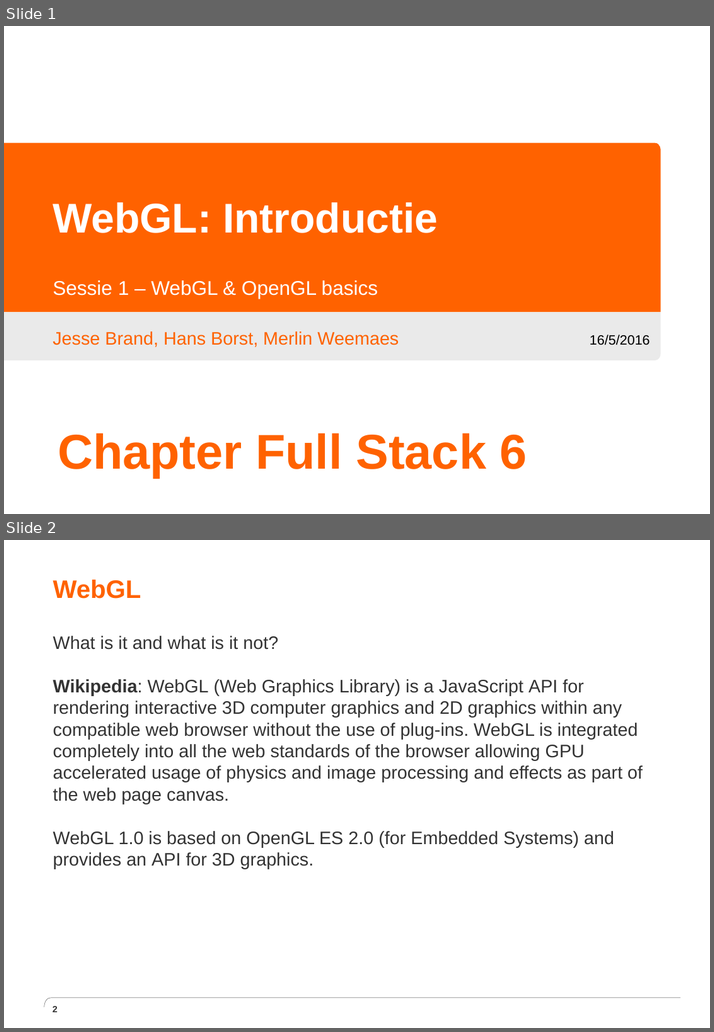
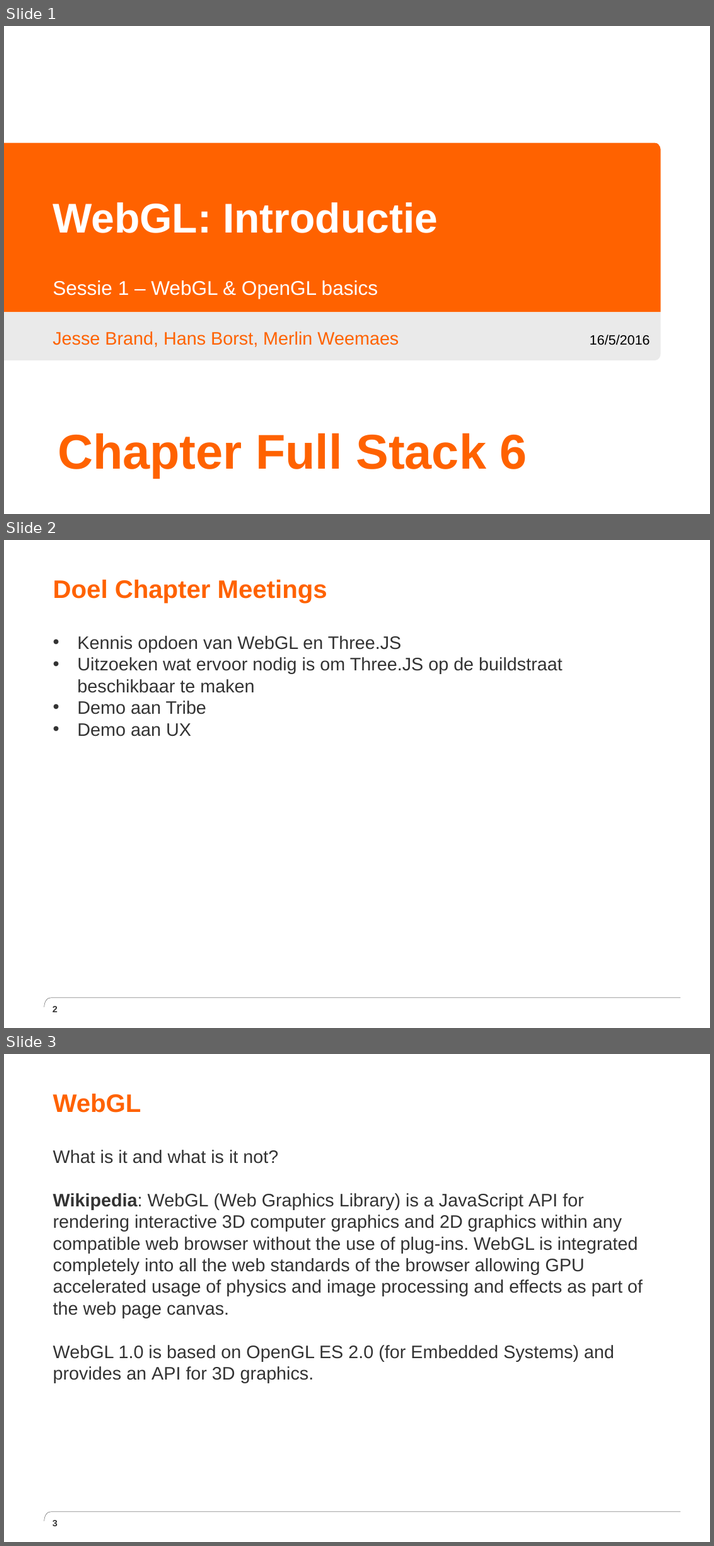
Before and after one commit to JesseBrand/WebGL, a slide deck: ppt/Presentatie Chaptermeeting WebGL 1.pptx. Shown one above the other, each under a label of ours: slides 1 and 2 before the commit, slides 1, 2 and 3 after it. The pictures are 714x1032 and 714x1546 pixels, drawn with LibreOffice and Linux fonts; fonts in the diff are those of the drawing; background and template pictures are left out. Boxes give left, top, right and bottom in pixels: in the first picture for what was removed or moved away, otherwise in the second. Text is boxed around its words. In the diff, an @@ line names an element or a change of style, - is before the commit and + after.

Commit message:
Add slide concerning goals

```diff
--- a/ppt/Presentatie Chaptermeeting WebGL 1.pptx
+++ b/ppt/Presentatie Chaptermeeting WebGL 1.pptx
@@ slide 2 added at [4, 540, 710, 1028], background #FFFFFF; not listed: 1 template element that a slide beside it also shows @@
@@ title added at [53, 580, 327, 603], 28 pt, text #FF6200, bold @@
+Doel Chapter Meetings
@@ text added at [77, 636, 562, 737], 20 pt, text #333333 @@
+• Kennis opdoen van WebGL en Three.JS
+• Uitzoeken wat ervoor nodig is om Three.JS op de buildstraat beschikbaar te maken
+• Demo aan Tribe
+• Demo aan UX
@@ page number added at [53, 1006, 58, 1012], 10 pt, text #333333, bold @@
+2
@@ what was slide 2 is now slide 3 @@
@@ page number at [53, 1520, 58, 1526]: text changed @@
-2
+3
```
